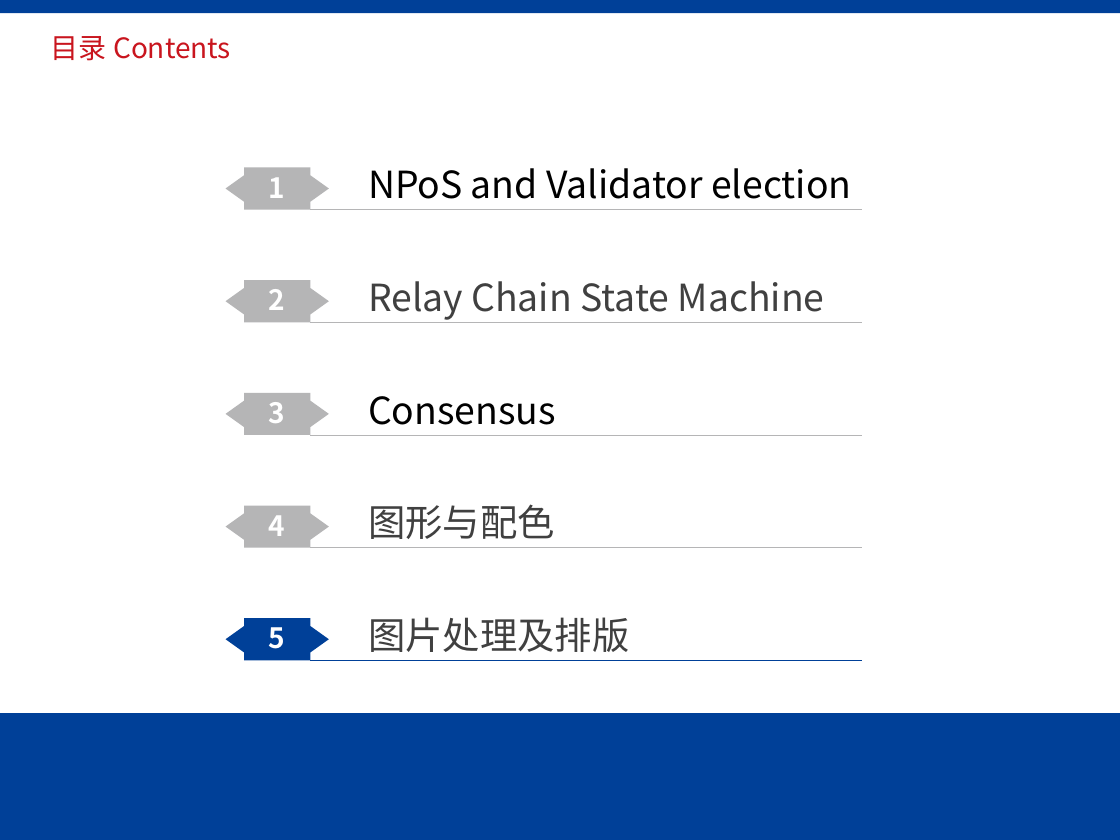
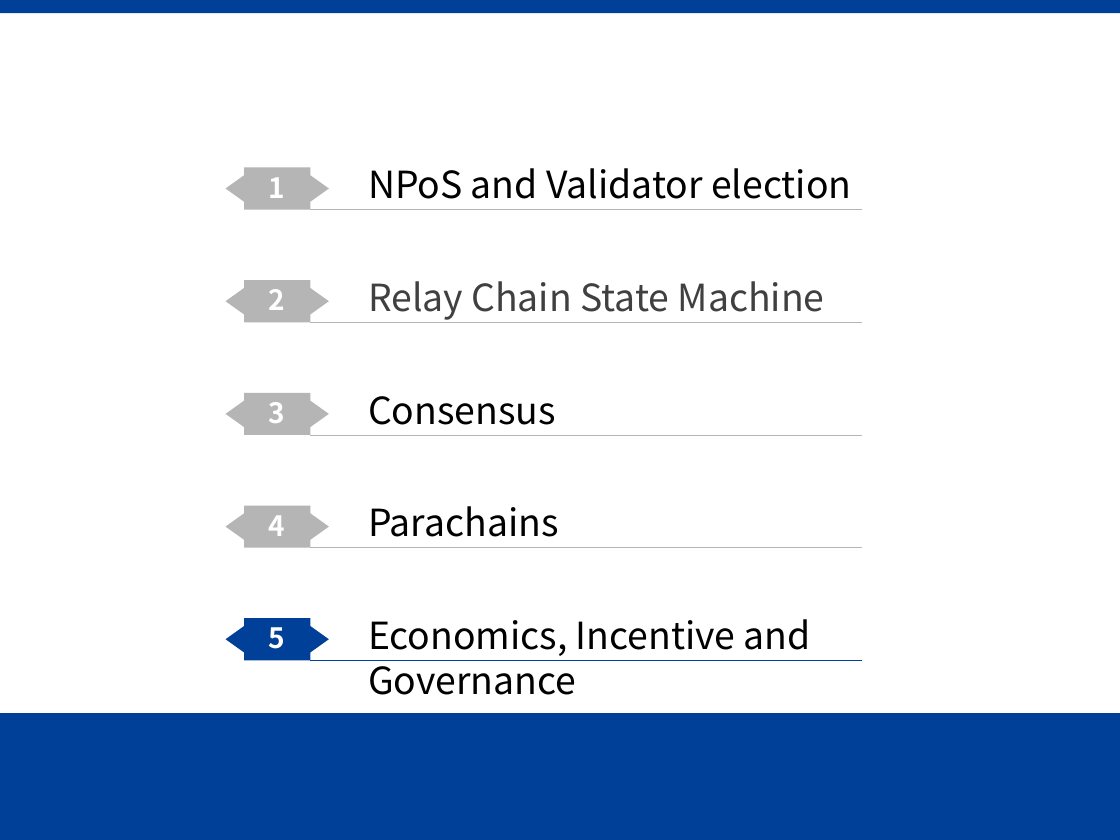
Before and after one commit to Voidkai/Polkadot, a slide deck: slide 21 of Polkadot-PPT.pptx (slide 20 before the commit). Drawn at 1120x840 pixels with LibreOffice and Linux fonts; fonts in the diff are those of the drawing; background and template pictures are left out. Boxes give left, top, right and bottom in pixels: in the first picture for what was removed or moved away, otherwise in the second. Text is boxed around its words. In the diff, an @@ line names an element or a change of style, - is before the commit and + after.

```diff
--- a/Polkadot-PPT.pptx
+++ b/Polkadot-PPT.pptx
@@ title at (51, 36, 231, 61): text changed; text colour #C9151E to #FFFFFF @@
-目录 Contents
+Contents
@@ text at (368, 506, 559, 537): text changed; text colour #404040 to #000000 @@
-图形与配色
+Parachains
@@ text removed at (368, 617, 629, 652) @@
-图片处理及排版
@@ text added at (368, 619, 811, 695), 24 pt, text #000000 @@
+Economics, Incentive and Governance
```
Also in this commit, not shown: 8 other slides changed, 1 slide added.
